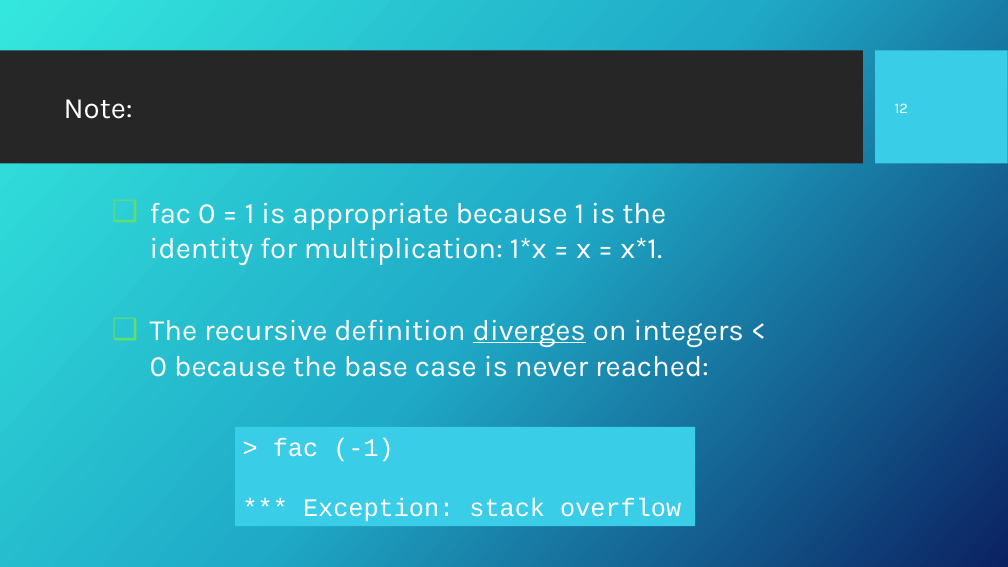
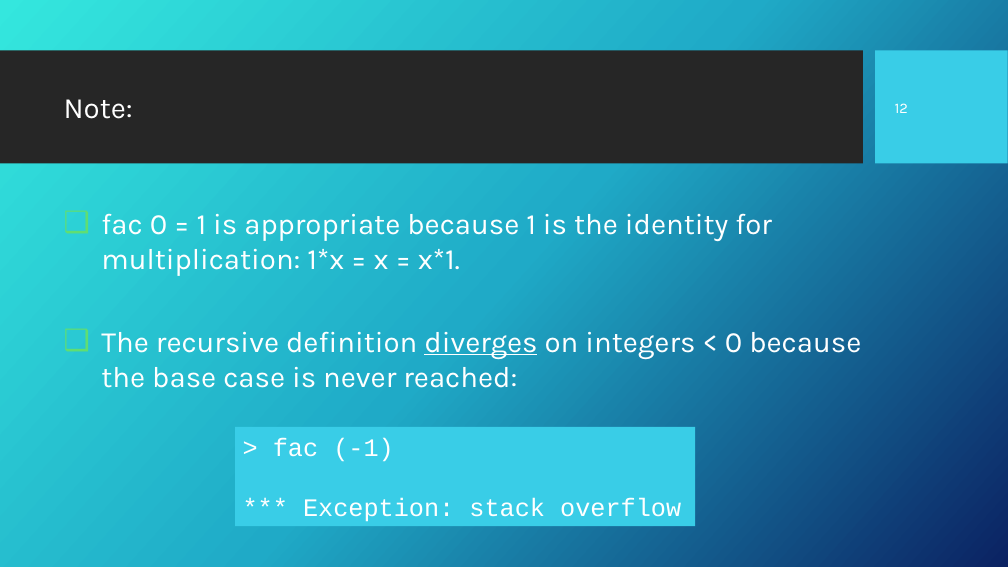
Before and after one commit to Fun-Prog-26/fun-prog-26, a slide deck: slide 13 of topic07-recursive-functions/unit-07a-lectures/talk-1/a-recursion.pptx. Drawn at 1008x567 pixels with LibreOffice and Linux fonts; fonts in the diff are those of the drawing; background and template pictures are left out. Boxes give left, top, right and bottom in pixels: in the first picture for what was removed or moved away, otherwise in the second. Text is boxed around its words. In the diff, an @@ line names an element or a change of style, - is before the commit and + after.

```diff
--- a/topic07-recursive-functions/unit-07a-lectures/talk-1/a-recursion.pptx
+++ b/topic07-recursive-functions/unit-07a-lectures/talk-1/a-recursion.pptx
@@ text "fac 0 = 1 is ..." rewrapped from bbox=[150, 202, 744, 377] to bbox=[101, 213, 861, 388] @@
```
Also in this commit, not shown: 4 other slides changed, 21 other files.
